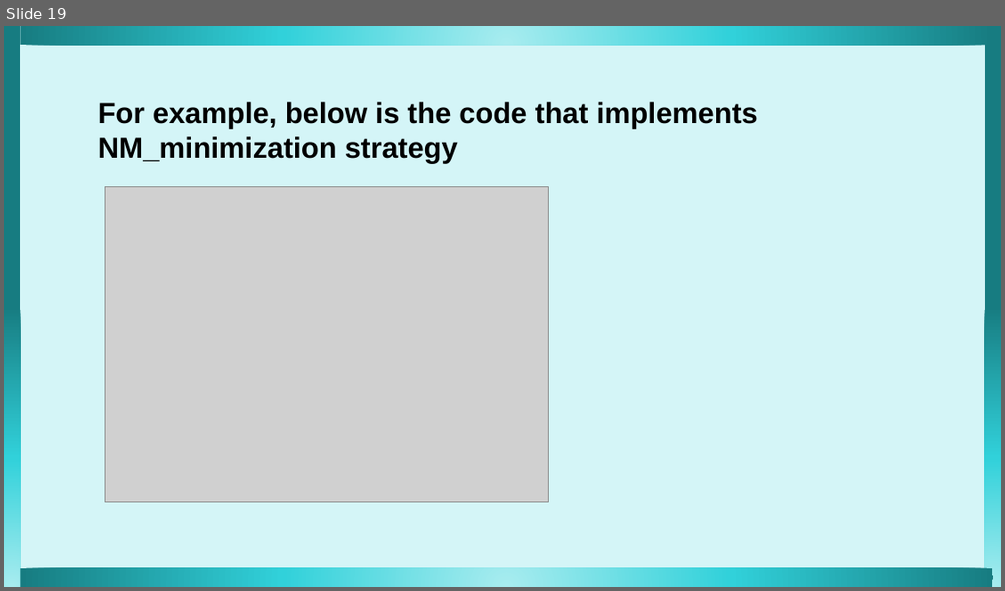
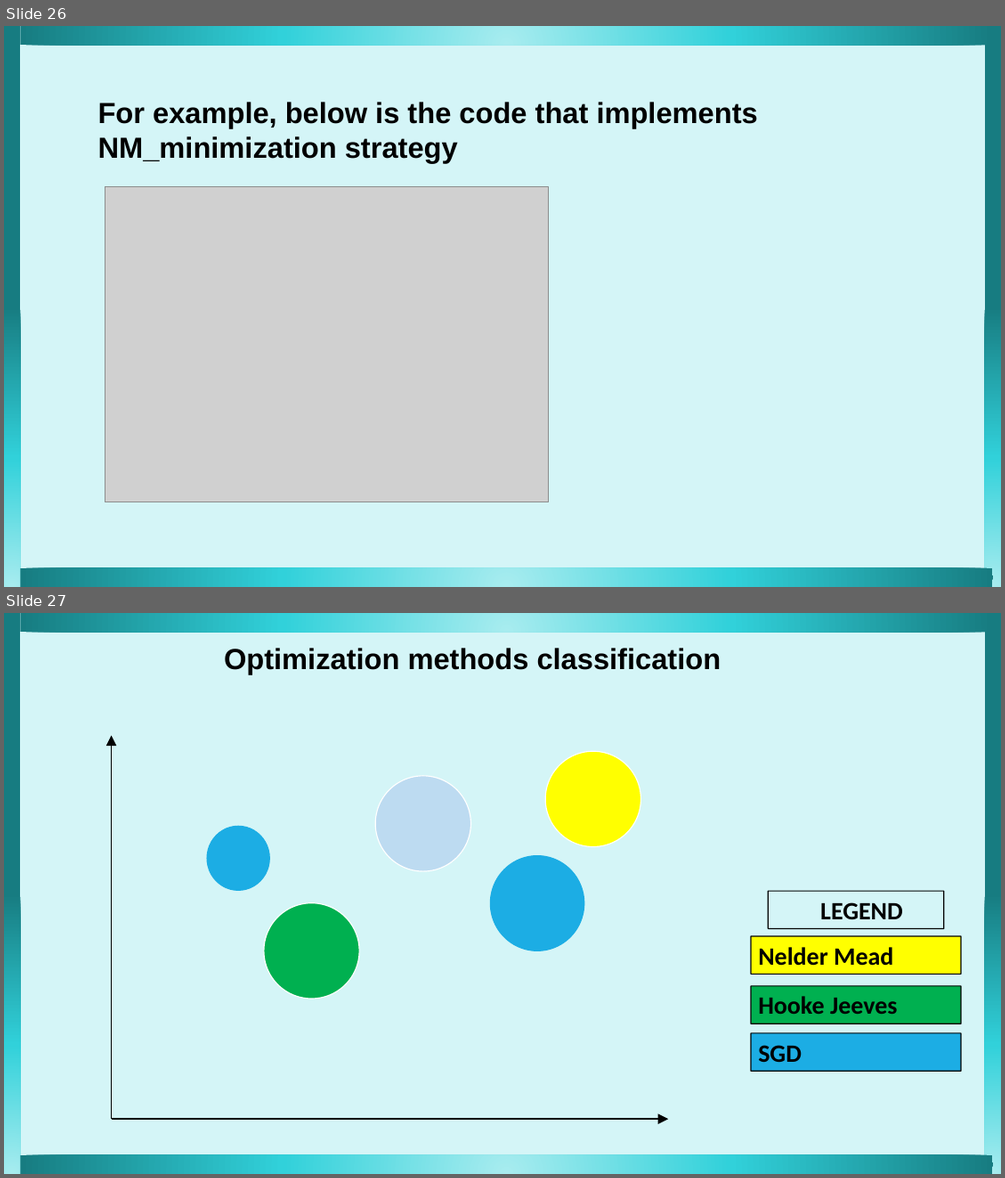
Before and after one commit to nadiakap/MinPy_edu, a slide deck: 2022-Scipy_presentation.pptx. Shown one above the other, each under a label of ours: slide 19 before the commit, slides 26 and 27 after it. The pictures are 1005x591 and 1005x1178 pixels, drawn with LibreOffice and Linux fonts; fonts in the diff are those of the drawing; grey boxes stand for pictures. Boxes give left, top, right and bottom in pixels: in the first picture for what was removed or moved away, otherwise in the second. Text is boxed around its words. In the diff, an @@ line names an element or a change of style, - is before the commit and + after.

```diff
--- a/2022-Scipy_presentation.pptx
+++ b/2022-Scipy_presentation.pptx
@@ slide 27 added at bbox=[4, 613, 1001, 1174], background #D4F5F7 @@
@@ text added at bbox=[224, 648, 721, 674], 28 pt, text #000000, bold @@
+Optimization methods classification
@@ group added at bbox=[112, 736, 668, 1119]: 5 ellipses, 2 arrows @@
@@ group added at bbox=[751, 892, 961, 1070]: 4 rectangles @@
+LEGEND
+SGD
+Nelder Mead
+Hooke Jeeves
@@ group added at bbox=[4, 613, 1001, 1174]: 4 pentagon arrows @@
@@ what was slide 19 is now slide 26 @@
```
Also in this commit, not shown: 8 other slides added, 1 other file.
